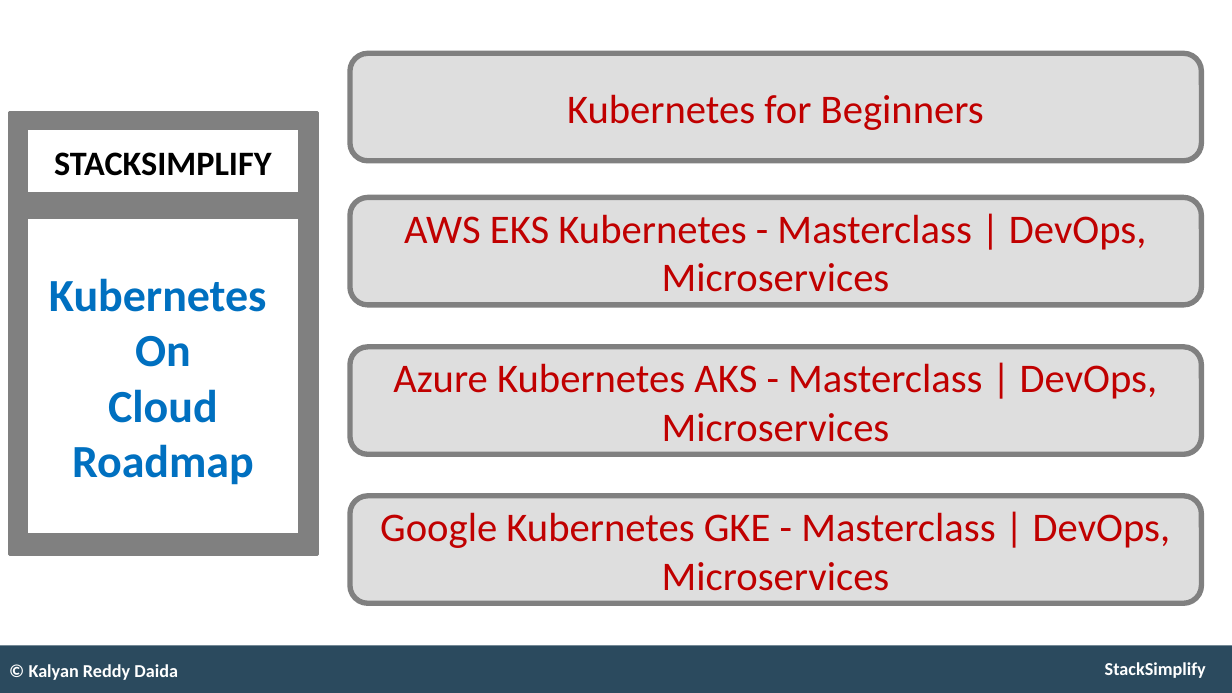
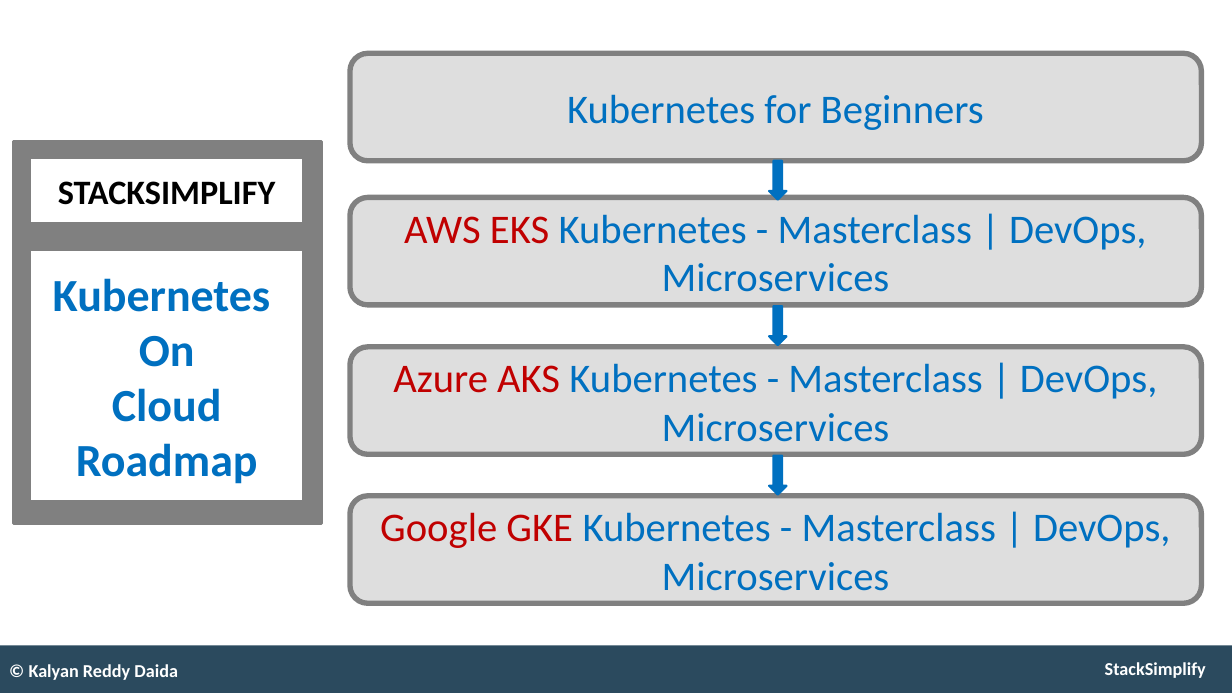
Before and after one commit to stacksimplify/aws-eks-kubernetes-masterclass, a slide deck: slide 2 of presentation/AWS-Fargate-and-EKS-Masterclass.pptx. Drawn at 1232x693 pixels with LibreOffice and Linux fonts; fonts in the diff are those of the drawing. Boxes give left, top, right and bottom in pixels: in the first picture for what was removed or moved away, otherwise in the second. Text is boxed around its words. In the diff, an @@ line names an element or a change of style, - is before the commit and + after.

```diff
--- a/presentation/AWS-Fargate-and-EKS-Masterclass.pptx
+++ b/presentation/AWS-Fargate-and-EKS-Masterclass.pptx
@@ rounded rectangle "Kubernetes for Beginners" at (350, 53, 1201, 161): text colour #C00000 to #0070C0 @@
@@ rectangle: place and size @@
-rectangle at (10, 112, 318, 555)
+rectangle at (14, 141, 322, 524)
@@ rectangle "STACKSIMPLIFY": place and size @@
-rectangle "STACKSIMPLIFY" at (27, 129, 300, 194)
+rectangle "STACKSIMPLIFY" at (31, 159, 303, 223)
@@ down arrow added at (769, 161, 787, 200), fill #0070C0, outline #0070C0 2 pt @@
@@ rounded rectangle "AWS EKS Kubernetes - Masterclass ..." at (350, 197, 1201, 305): text colour #C00000 to #0070C0 in "Kubernetes - Masterclass | DevOps, Microservices" @@
@@ rectangle "Kubernetes": place and size @@
-rectangle "Kubernetes" at (27, 218, 300, 534)
+rectangle "Kubernetes" at (31, 250, 303, 501)
@@ down arrow added at (769, 306, 787, 346), fill #0070C0, outline #0070C0 2 pt @@
@@ text in rounded rectangle at (393, 363, 1158, 442): text changed; text colour #C00000 to #0070C0 @@
-Azure Kubernetes AKS - Masterclass | DevOps, Microservices
+Azure AKS Kubernetes - Masterclass | DevOps, Microservices
@@ down arrow added at (769, 456, 787, 495), fill #0070C0, outline #0070C0 2 pt @@
@@ text in rounded rectangle at (380, 512, 1171, 591): text changed; text colour #C00000 to #0070C0 @@
-Google Kubernetes GKE - Masterclass | DevOps, Microservices
+Google GKE Kubernetes - Masterclass | DevOps, Microservices
```
Also in this commit, not shown: 1 other slide changed, 4 slides added, 4 other files.
